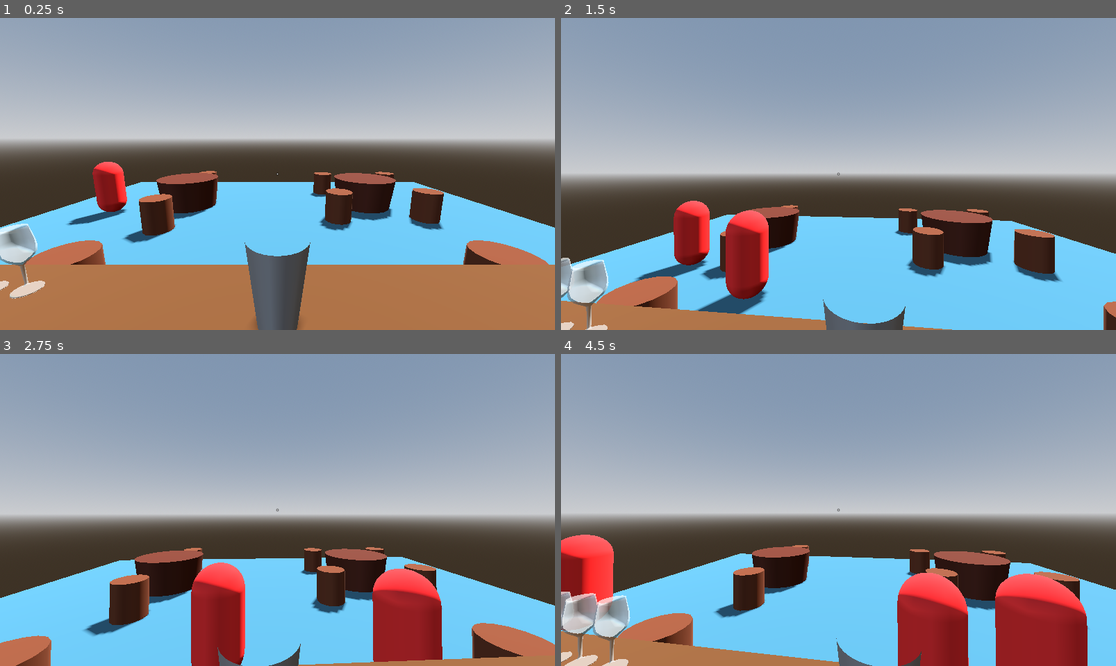
Above: before the commit, frames 1-4 (two rows, left to right).
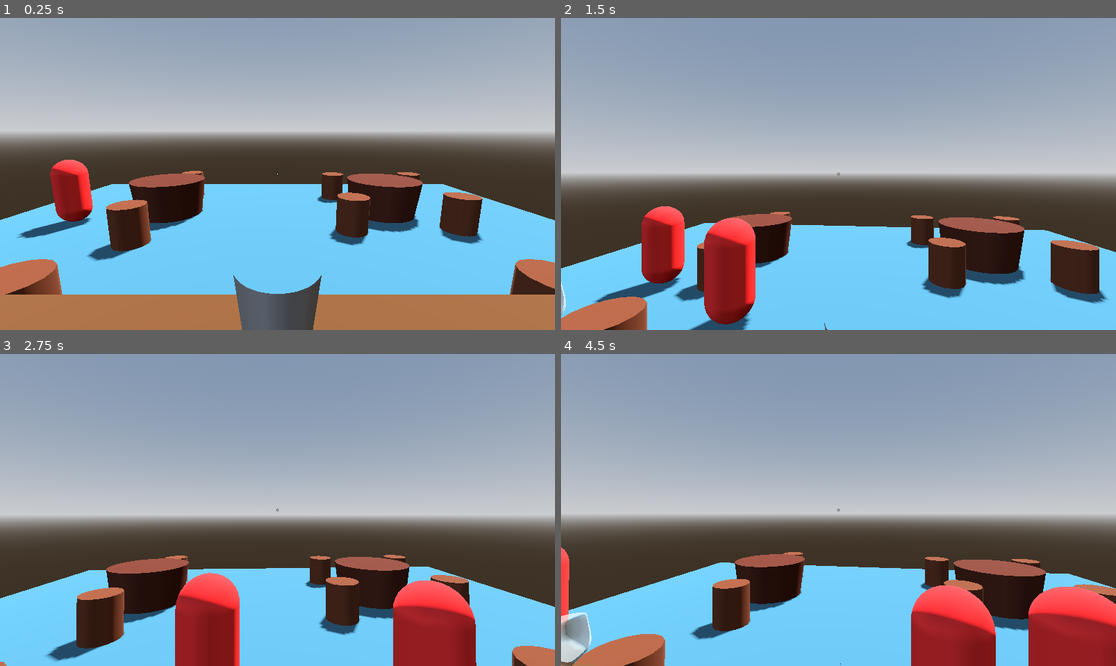
Above: after the commit, the same moments.

Repository: MimiM03/the-crumbling-bar
Game: Godot game, scene res://scenes/game.tscn
Two runs of this game, one before a commit and one after it. Both use one fixed random seed, a clock stepped at 60 frames per second and the inputs below.
Inputs (mouse positions are in pixels of both pictures, inside the frame that each line leads up to):
- Up to frame 1 (0.25 s): no input
- Up to frame 2 (1.5 s): move the mouse to (866, 174) at 0.52 s; press the mouse at (866, 174) at 0.53 s; hold W (forward) from 0.53 s (still down); move the mouse to (810, 174) at 1.27 s; release the mouse at (810, 174) at 1.28 s; click (810, 174) at 1.35 s
- Up to frame 3 (2.75 s): keep holding W (forward); move the mouse to (288, 503) at 2.02 s; press the mouse at (288, 503) at 2.03 s
- Up to frame 4 (4.5 s): keep holding W (forward); move the mouse to (832, 516) at 2.77 s; release the mouse at (832, 516) at 2.78 s; click (832, 516) at 2.85 s; move the mouse to (877, 513) at 3.52 s; press the mouse at (877, 513) at 3.53 s; tap Enter at 4.25 s; move the mouse to (794, 506) at 4.27 s; release the mouse at (794, 506) at 4.28 s; click (794, 506) at 4.35 s

The runs differ from the first frame. In frame 1, 27% of the frame differs, in the area x 0-100%, y 36-100%; in frame 2, 18%; in frame 3, 15%; in frame 4, 19%.

Commit message:
add 'pour' feature

Diff:
--- a/scenes/base_zone.tscn
+++ b/scenes/base_zone.tscn
@@ -3,7 +3,7 @@
 [ext_resource type="Script" uid="uid://vbeov6rwhlnm" path="res://scripts/base_zone.gd" id="1_jh2d3"]
 
 [sub_resource type="BoxShape3D" id="BoxShape3D_v7ewf"]
-size = Vector3(0.1, 0.38, 0.2)
+size = Vector3(0.099, 0.379, 0.19)
 
 [sub_resource type="BoxMesh" id="BoxMesh_eumwt"]
 size = Vector3(0.1, 0.001, 0.2)
--- a/scenes/game.tscn
+++ b/scenes/game.tscn
@@ -46,7 +46,7 @@
 shadow_enabled = true
 
 [node name="Player" parent="." unique_id=22417174 instance=ExtResource("2_yqjtg")]
-transform = Transform3D(1, 0, 0, 0, 1, 0, 0, 0, 1, 0, 1, 2.110553)
+transform = Transform3D(1, 0, 0, 0, 1, 0, 0, 0, 1, 0, 1, 2.007936)
 
 [node name="NavigationRegion3D" type="NavigationRegion3D" parent="." unique_id=988907710]
 transform = Transform3D(1, 0, 0, 0, 1, 0, 0, 0, 1, -0.008371353, 0, 0.9989114)
@@ -149,5 +149,5 @@
 transform = Transform3D(0.99, 0, 0, 0, 0.99, 0, 0, 0, 0.99, 0, 1.2310721, 0.9700285)
 required_group = "shaker"
 
-[node name="Shaker" parent="Shaker Zone" unique_id=2091606909 groups=["shaker"] instance=ExtResource("10_vtaks")]
+[node name="Shaker" parent="Shaker Zone" unique_id=2091606909 instance=ExtResource("10_vtaks")]
 transform = Transform3D(1.010101, 0, 0, 0, 1.010101, 0, 0, 0, 1.010101, 0, 0, 0)
--- a/scenes/player.tscn
+++ b/scenes/player.tscn
@@ -19,6 +19,7 @@
 
 [node name="Camera3D" type="Camera3D" parent="." unique_id=435233284]
 transform = Transform3D(1, 0, 0, 0, 0.9848078, 0.1736482, 0, -0.1736482, 0.9848078, 0, 0.8781818, -0.27393866)
+fov = 65.0
 
 [node name="Control" type="Control" parent="Camera3D" unique_id=1087917919]
 layout_mode = 3
@@ -50,10 +51,10 @@
 target_position = Vector3(0, 0, -2)
 collide_with_areas = true
 
-[node name="CarryObjectRightMarker" type="Marker3D" parent="." unique_id=797763015]
+[node name="CarryObjectRightMarker" type="Marker3D" parent="Camera3D" unique_id=797763015]
 unique_name_in_owner = true
-transform = Transform3D(-4.371139e-08, 0, 1, 0, 1, 0, -1, 0, -4.371139e-08, 0.3983516, 0.55622315, -0.9508406)
+transform = Transform3D(-4.371139e-08, 0, 1, 0.17364818, 0.98480767, 7.590403e-09, -0.98480767, 0.17364818, -4.304731e-08, 0.3983516, -0.19952464, -0.7225258)
 
-[node name="CarryObjectLeftMarker" type="Marker3D" parent="." unique_id=1446667859]
+[node name="CarryObjectLeftMarker" type="Marker3D" parent="Camera3D" unique_id=1446667859]
 unique_name_in_owner = true
-transform = Transform3D(-4.371139e-08, 0, 1, 0, 1, 0, -1, 0, -4.371139e-08, -0.33252746, 0.55622315, -0.9508406)
+transform = Transform3D(-4.371139e-08, 0, 1, 0.17364818, 0.98480767, 7.590403e-09, -0.98480767, 0.17364818, -4.304731e-08, -0.33252746, -0.19952464, -0.7225258)
--- a/scenes/shaker.tscn
+++ b/scenes/shaker.tscn
@@ -1,4 +1,6 @@
 [gd_scene format=3 uid="uid://bn7evjvrvuttf"]
+
+[ext_resource type="Script" uid="uid://btmtwf486dt4b" path="res://scripts/shaker.gd" id="1_2al81"]
 
 [sub_resource type="CylinderMesh" id="CylinderMesh_7fpgt"]
 top_radius = 0.15
@@ -8,12 +10,19 @@
 
 [sub_resource type="CylinderShape3D" id="CylinderShape3D_2al81"]
 height = 0.45
-radius = 0.2
+radius = 0.15
 
-[node name="Shaker" type="Area3D" unique_id=2091606909 groups=["pickables"]]
+[node name="Shaker" type="Area3D" unique_id=2091606909 groups=["pickables", "shaker"]]
+script = ExtResource("1_2al81")
 
 [node name="MeshInstance3D" type="MeshInstance3D" parent="." unique_id=448471451]
 mesh = SubResource("CylinderMesh_7fpgt")
 
 [node name="CollisionShape3D" type="CollisionShape3D" parent="." unique_id=2130018324]
 shape = SubResource("CylinderShape3D_2al81")
+
+[node name="RightBottleMarker" type="Marker3D" parent="." unique_id=891215721]
+transform = Transform3D(-4.371139e-08, 0, 1, 0, 1, 0, -1, 0, -4.371139e-08, 0.236, 0.57758534, 0)
+
+[node name="LeftBottleMarker" type="Marker3D" parent="." unique_id=989304478]
+transform = Transform3D(-4.371139e-08, 0, 1, 0, 1, 0, -1, 0, -4.371139e-08, -0.236, 0.57758534, 0)
--- a/scripts/base_zone.gd
+++ b/scripts/base_zone.gd
@@ -17,9 +17,11 @@
 		is_occupied = true
 		current_object = object
 
+		var tween = create_tween()
 		# Snap the bottle to the SnapPoint
-		object.global_position = $SnapPoint.global_position
-		object.global_rotation = $SnapPoint.global_rotation
+		tween.tween_property(object, "global_transform", $SnapPoint.global_transform, 0.3)
+		#object.global_position = .global_position
+		#object.global_rotation = $SnapPoint.global_rotation
 		print("Zone full")
 
 func release_object():
--- a/scripts/player.gd
+++ b/scripts/player.gd
@@ -12,17 +12,24 @@
 var pickedObjectRight: Area3D
 var pickedObjectLeft: Area3D
 var mouse_visible := false
+var is_in_cutscene: bool = false
+var cutscene_timer = 0.0
 
 func _ready() -> void:
 	# Mouse invisible in game (only crosshair)
 	Input.set_mouse_mode(Input.MOUSE_MODE_CAPTURED)
 
 func _input(event):
+	if is_in_cutscene and event.is_action_pressed("pick"):
+		if cutscene_timer > 0.5:
+			reset_pour()
+			is_in_cutscene = false
+			cutscene_timer = 0.0
+			return
 	# Handle mouse interaction (left button)
-	if event.is_action_pressed("pick"):
+	if event.is_action_pressed("pick") and !is_in_cutscene:
 		#if clicked - check if zone vs pickable
 		var target = ZoneOrPickable()
-		print(target)
 		# if zone - check if holding smth
 		if target == Target.ZONE:
 			if pickedObjectRight or pickedObjectLeft:
@@ -30,9 +37,12 @@
 		#if pickable - check if u can pick up
 		elif target == Target.PICKABLE:
 			var object = get_pointed_object()
+
 			if object:
-				pick_up_object(object)
-
+				if object.is_in_group("shaker") and (pickedObjectLeft or pickedObjectRight):
+					start_pouring(object)
+				else:
+					pick_up_object(object)
 	# Handle mouse visibility in game
 	if event.is_action_pressed("mouse_vis"):
 		if mouse_visible:
@@ -44,6 +54,8 @@
 
 # Handle camera rotation with mouse movement
 func _unhandled_input(event: InputEvent) -> void:
+	if is_in_cutscene:
+		return
 	if event is InputEventMouseMotion:
 		# Horizontal
 		rotation_degrees.y -= event.relative.x * MOUSE_SENSITIVITY
@@ -54,17 +66,20 @@
 		camera.rotation_degrees.x = pitch
 
 func _physics_process(delta: float) -> void:
-	# Get the input direction and handle the movement/deceleration.
-	var input_dir := Input.get_vector("left", "right", "forward", "back")
-	var direction := (transform.basis * Vector3(input_dir.x, 0, input_dir.y)).normalized()
-	if direction:
-		velocity.x = direction.x * SPEED
-		velocity.z = direction.z * SPEED
-	else:
-		# Smoothly stop the character
-		velocity.x = move_toward(velocity.x, 0, SPEED)
-		velocity.z = move_toward(velocity.z, 0, SPEED)
-
+	if is_in_cutscene:
+		cutscene_timer += delta
+	if !is_in_cutscene:
+		# Get the input direction and handle the movement/deceleration.
+		var input_dir := Input.get_vector("left", "right", "forward", "back")
+		var direction := (transform.basis * Vector3(input_dir.x, 0, input_dir.y)).normalized()
+		if direction:
+			velocity.x = direction.x * SPEED
+			velocity.z = direction.z * SPEED
+		else:
+			# Smoothly stop the character
+			velocity.x = move_toward(velocity.x, 0, SPEED)
+			velocity.z = move_toward(velocity.z, 0, SPEED)
+		move_and_slide()
 	var rotation_speed =  deg_to_rad(135) / 0.25
 	# Handle pouring (Q left hand/E right hand):
 	if pickedObjectRight:
@@ -81,7 +96,7 @@
 			pickedObjectLeft.rotation.x = move_toward(pickedObjectLeft.rotation.x, 0, rotation_speed * delta)
 
 
-	move_and_slide()
+
 
 # Gets the object on the crosshair
 func get_pointed_object():
@@ -115,23 +130,25 @@
 
 
 	# Fix position and parent
-	object.reparent(self)
+	object.reparent(camera)
+	var tween = create_tween()
 	$Camera3D/RayCast3D.add_exception(object)
 	if directionRight:
-		object.global_position = %CarryObjectRightMarker.global_position
-		object.global_rotation = %CarryObjectRightMarker.global_rotation
-		await get_tree().create_timer(0.1).timeout
+		tween.tween_property(object, "global_transform", %CarryObjectRightMarker.global_transform, 0.2)
+		#object.global_position = %CarryObjectRightMarker.global_position
+		#object.global_rotation = %CarryObjectRightMarker.global_rotation
+		#await get_tree().create_timer(0.1).timeout
 		pickedObjectRight = object
 	else:
-		object.global_position = %CarryObjectLeftMarker.global_position
-		object.global_rotation = %CarryObjectLeftMarker.global_rotation
-		await get_tree().create_timer(0.1).timeout
+		tween.tween_property(object, "global_transform", %CarryObjectLeftMarker.global_transform, 0.2)
+		#object.global_position = %CarryObjectLeftMarker.global_position
+		#object.global_rotation = %CarryObjectLeftMarker.global_rotation
+		#await get_tree().create_timer(0.1).timeout
 		pickedObjectLeft = object
 
 
 	print("Obejct picked:" )
 	print(object)
-
 
 # Handles putting down an object
 func drop_object():
@@ -176,8 +193,93 @@
 	if $Camera3D/RayCast3D.is_colliding():
 		var hit_collider = $Camera3D/RayCast3D.get_collider()
 
-		if hit_collider.has_method("can_accept"):
+		if hit_collider.is_in_group("pickables"):
+			return Target.PICKABLE
+		elif hit_collider.has_method("can_accept"):
 			return Target.ZONE
-		elif hit_collider.is_in_group("pickables"):
-			return Target.PICKABLE
+
 	return null
+
+# Pour feature
+func start_pouring(shaker):
+	set_collision_mask_value(2, false)
+	is_in_cutscene = true
+
+	var tween = create_tween().set_parallel(true)
+
+	var shaker_forward = shaker.global_transform.basis.z
+	shaker_forward.y = 0
+	shaker_forward = shaker_forward.normalized()
+
+	var target_player_pos = shaker.global_position + (shaker_forward * 0.65)
+	target_player_pos.y = self.global_position.y
+
+	tween.tween_property(self, "global_position", target_player_pos, 0.3)
+	tween.tween_property(self, "quaternion", Quaternion.IDENTITY, 0.3)
+	var tilt_angle = deg_to_rad(-45.0)
+	var target_tilt = Quaternion.from_euler(Vector3(tilt_angle, 0, 0))
+
+	tween.tween_property(camera, "quaternion", target_tilt, 0.3).set_trans(Tween.TRANS_SINE)
+	tween.tween_property(camera, "fov", 75, 0.3).set_trans(Tween.TRANS_SINE)
+
+	if pickedObjectRight:
+		var target_transform = shaker.markerRight.global_transform
+
+		pickedObjectRight.reparent(shaker.markerRight)
+		tween.tween_property(pickedObjectRight, "global_transform", target_transform, 0.3)
+		#pickedObjectRight = null
+	if pickedObjectLeft:
+		var target_transform = shaker.markerLeft.global_transform
+
+		pickedObjectLeft.reparent(shaker.markerLeft)
+		tween.tween_property(pickedObjectLeft, "global_transform", target_transform, 0.3)
+		#pickedObjectLeft = null
+
+func reset_pour():
+	var tween = create_tween().set_parallel(true).set_process_mode(Tween.TWEEN_PROCESS_PHYSICS)
+	if pickedObjectRight:
+		#pickedObjectRight = shaker.markerRight.get_child(0)
+		pickedObjectRight.reparent(camera)
+		var local_target = %CarryObjectRightMarker.transform
+		tween.tween_property(pickedObjectRight, "transform", local_target, 0.3)
+
+	if pickedObjectLeft:
+		#pickedObjectLeft = shaker.markerLeft.get_child(0)
+		pickedObjectLeft.reparent(camera)
+		var local_target = %CarryObjectLeftMarker.transform
+		tween.tween_property(pickedObjectLeft, "transform", local_target, 0.3)
+
+
+	# Get the direction the player is currently facing (which is the shaker)
+	# basis.z is 'Backwards' in Godot's coordinate system
+	var move_direction = self.global_transform.basis.z
+	move_direction.y = 0
+	move_direction = move_direction.normalized()
+
+	# Move the player back by the 0.45m difference
+	# (1.1 total distance - 0.65 current distance)
+	var target_pos = self.global_position + (move_direction * 0.45)
+
+	tween.tween_property(self, "global_position", target_pos, 0.3)
+
+	# Reset the camera tilt to look straight again
+	var tilt_angle = -30.0
+	var target_tilt = Quaternion.from_euler(Vector3(deg_to_rad(tilt_angle), 0, 0))
+	tween.tween_property(camera, "quaternion", target_tilt, 0.3).set_trans(Tween.TRANS_SINE).from_current()
+	tween.tween_property(camera, "fov", 65, 0.3).set_trans(Tween.TRANS_SINE)
+
+	tween.finished.connect(func():
+		# Reset pitch to 0 so the vertical mouse movement starts from the horizon
+		pitch = tilt_angle
+
+		# Reset camera rotation to 0 explicitly just in case
+		camera.rotation_degrees.x = pitch
+
+		# Sync the body's yaw (Y rotation) so turning starts from current direction
+		# Since you used Quaternion.IDENTITY, this is likely 0, but this is safer:
+		rotation_degrees.y = self.rotation_degrees.y
+
+		# Now that variables are synced, allow interaction/movement again
+		is_in_cutscene = false
+		set_collision_mask_value(2, true)
+	)
--- /dev/null
+++ b/scripts/shaker.gd
@@ -0,0 +1,4 @@
+extends Area3D
+
+@onready var markerLeft := $LeftBottleMarker
+@onready var markerRight := $RightBottleMarker
Not shown, added: scripts/shaker.gd.uid
